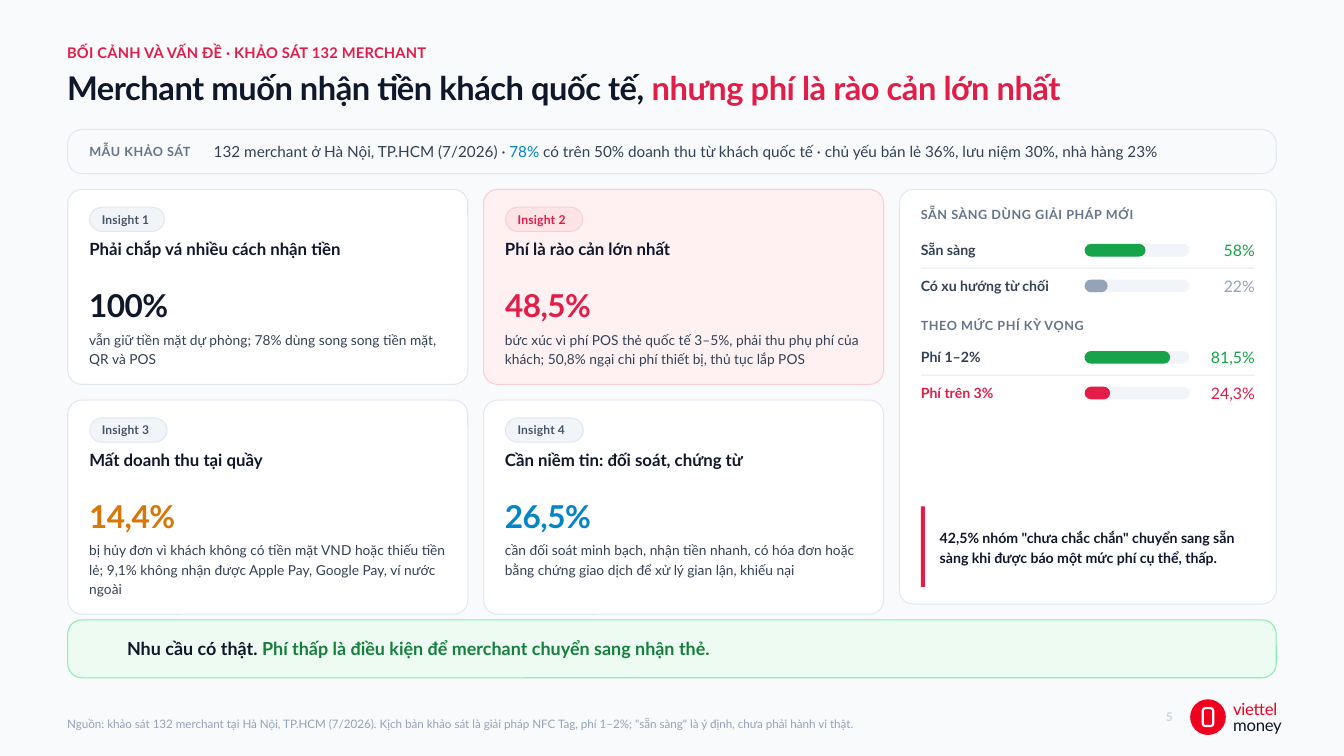
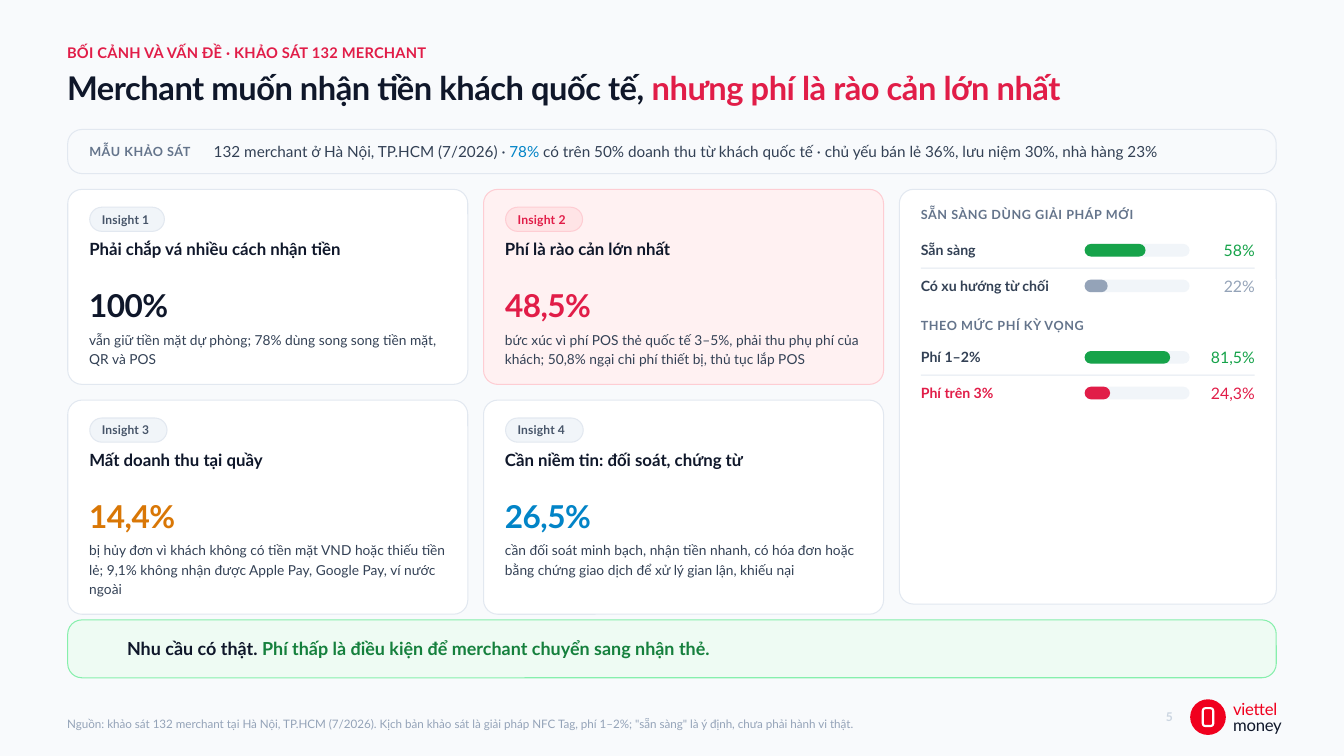
Before and after one commit to hnhuy2403/merchant_new, a slide deck: slide 5 of _bmad-output/planning-artifacts/to-trinh-merchant-the-he-moi-slides.pptx. Drawn at 1344x756 pixels with LibreOffice and Linux fonts; fonts in the diff are those of the drawing; background and template pictures are left out. Boxes give left, top, right and bottom in pixels: in the first picture for what was removed or moved away, otherwise in the second. Text is boxed around its words. In the diff, an @@ line names an element or a change of style, - is before the commit and + after.

```diff
--- a/_bmad-output/planning-artifacts/to-trinh-merchant-the-he-moi-slides.pptx
+++ b/_bmad-output/planning-artifacts/to-trinh-merchant-the-he-moi-slides.pptx
@@ rounded rectangle removed at (922,506,1255,587) @@
@@ rectangle removed at (922,506,926,587) @@
@@ text removed at (940,530,1234,566) @@
-42,5% nhóm "chưa chắc chắn" chuyển sang sẵn sàng khi được báo một mức phí cụ thể, thấp.
```
Also in this commit, not shown: 3 other slides changed, 3 other files.
